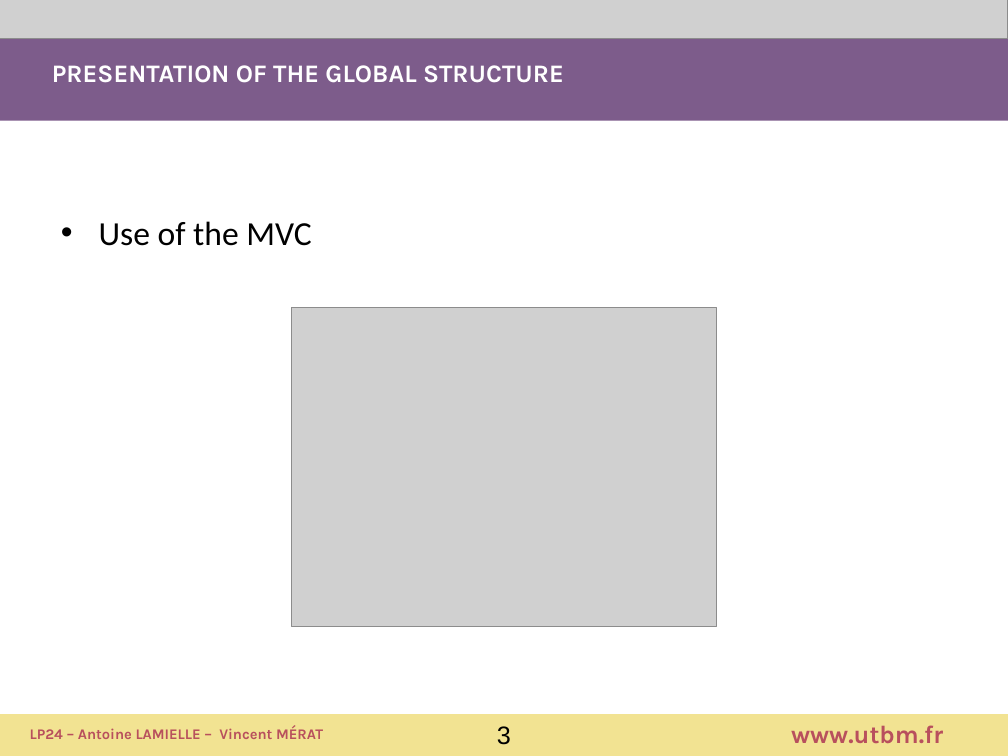
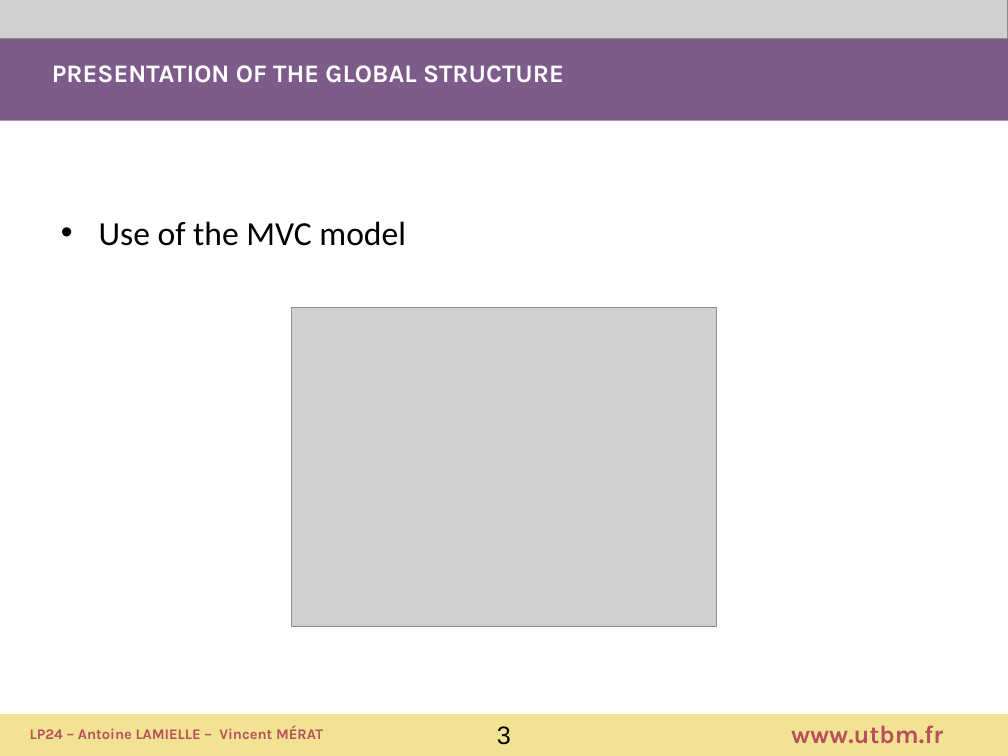
Before and after one commit to 0x010C/LP24-demineur, a slide deck: slide 3 of LP24_presentation.odp. Drawn at 1008x756 pixels with LibreOffice and Linux fonts; fonts in the diff are those of the drawing; grey boxes stand for pictures. Boxes give left, top, right and bottom in pixels: in the first picture for what was removed or moved away, otherwise in the second. Text is boxed around its words. In the diff, an @@ line names an element or a change of style, - is before the commit and + after.

```diff
--- a/LP24_presentation.odp
+++ b/LP24_presentation.odp
@@ text at (99, 221, 406, 246): text changed @@
-• Use of the MVC
+• Use of the MVC model
```
Also in this commit, not shown: 1 slide removed, 1 other file.
